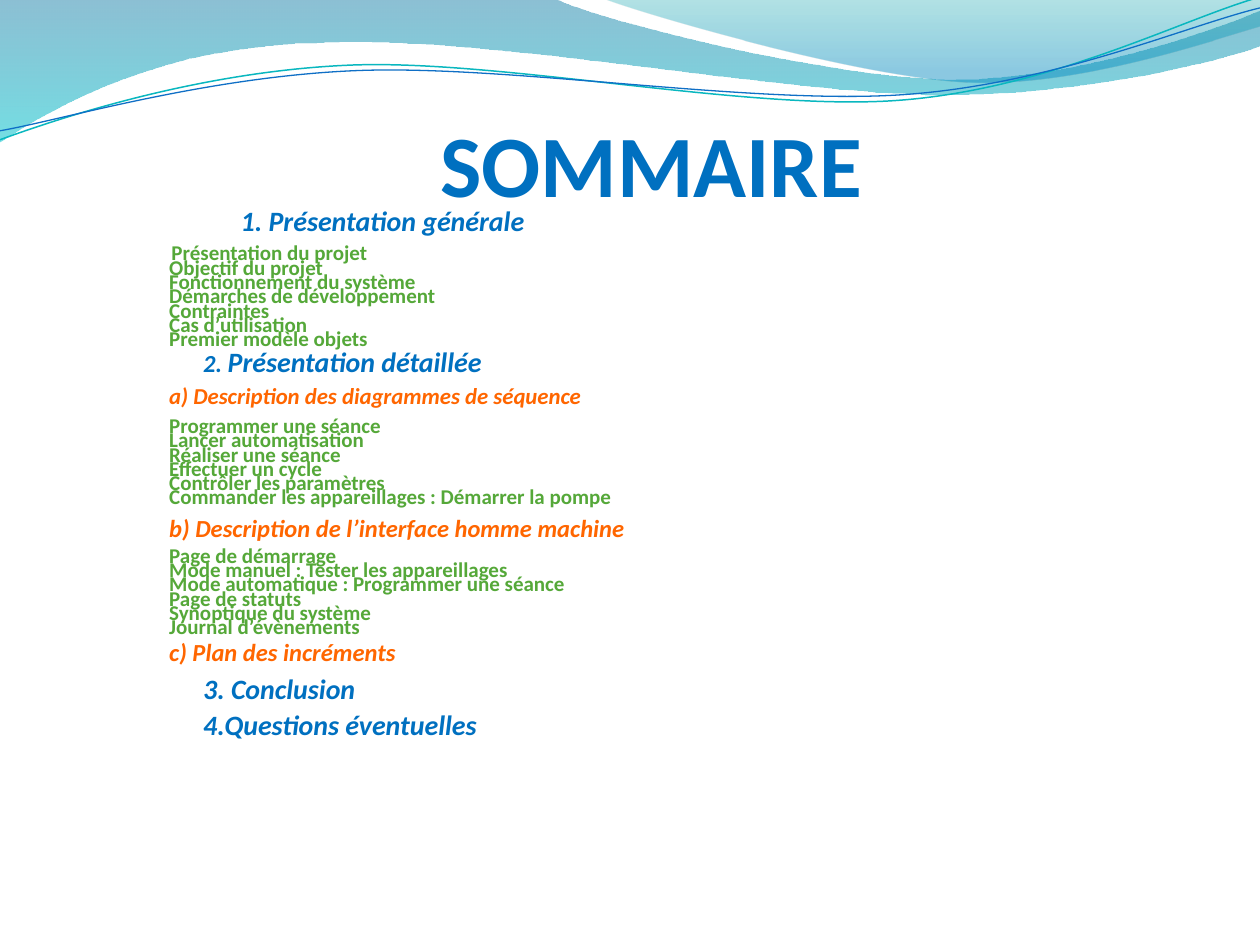
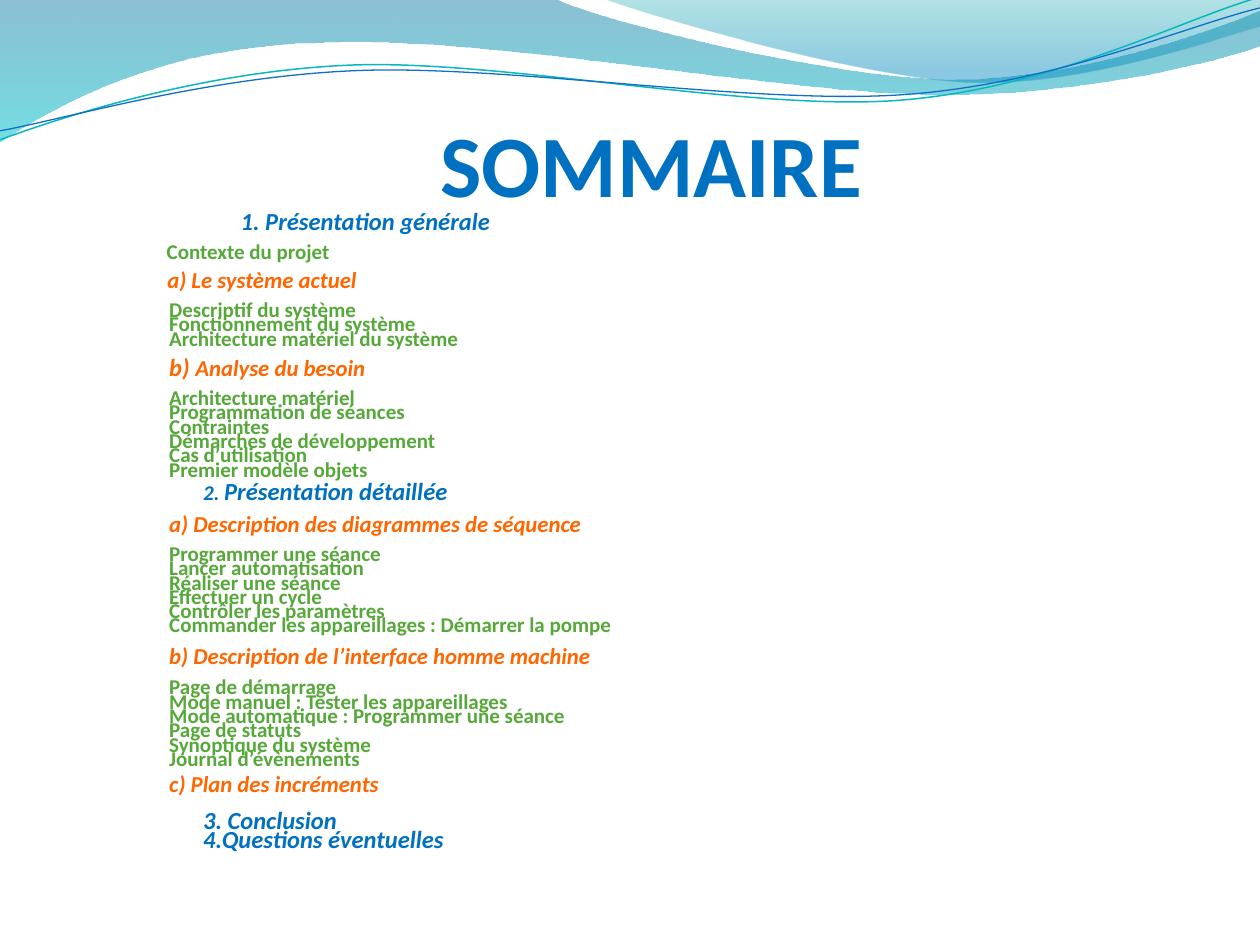
Before and after one commit to hardware/AscenseurPoissons, a slide deck: slide 2 of REVUES/REVUE ANALYSE/RevueAnalysePPT.pptx. Drawn at 1260x945 pixels with LibreOffice and Linux fonts; fonts in the diff are those of the drawing; background and template pictures are left out. Boxes give left, top, right and bottom in pixels: in the first picture for what was removed or moved away, otherwise in the second. Text is boxed around its words. In the diff, an @@ line names an element or a change of style, - is before the commit and + after.

Commit message:
MAJ PPT

```diff
--- a/REVUES/REVUE ANALYSE/RevueAnalysePPT.pptx
+++ b/REVUES/REVUE ANALYSE/RevueAnalysePPT.pptx
@@ text at [169,212,590,851]: size 16 to 14 pt in "1. Présentation générale", "Présentation détaillée", "3. Conclusion", "4.Questions éventuelles"; size 14 to 12 pt in "2."; size 14 to 13 pt in "b) Description de l’interface homme machine", "c) Plan des incréments" @@
@@ text at [167,244,357,324]: text changed @@
-Présentation du projet
-    Objectif du projet
+Contexte du projet
+    a) Le système actuel
+    Descriptif du système
@@ text at [169,328,458,440]: paragraphs added @@
+    Architecture matériel du système
+    b) Analyse du besoin
+    Architecture matériel
+    Programmation de séances
+    Contraintes
@@ text at [169,300,269,324]: paragraph removed @@
-    Contraintes
```
Also in this commit, not shown: 6 other slides changed.
